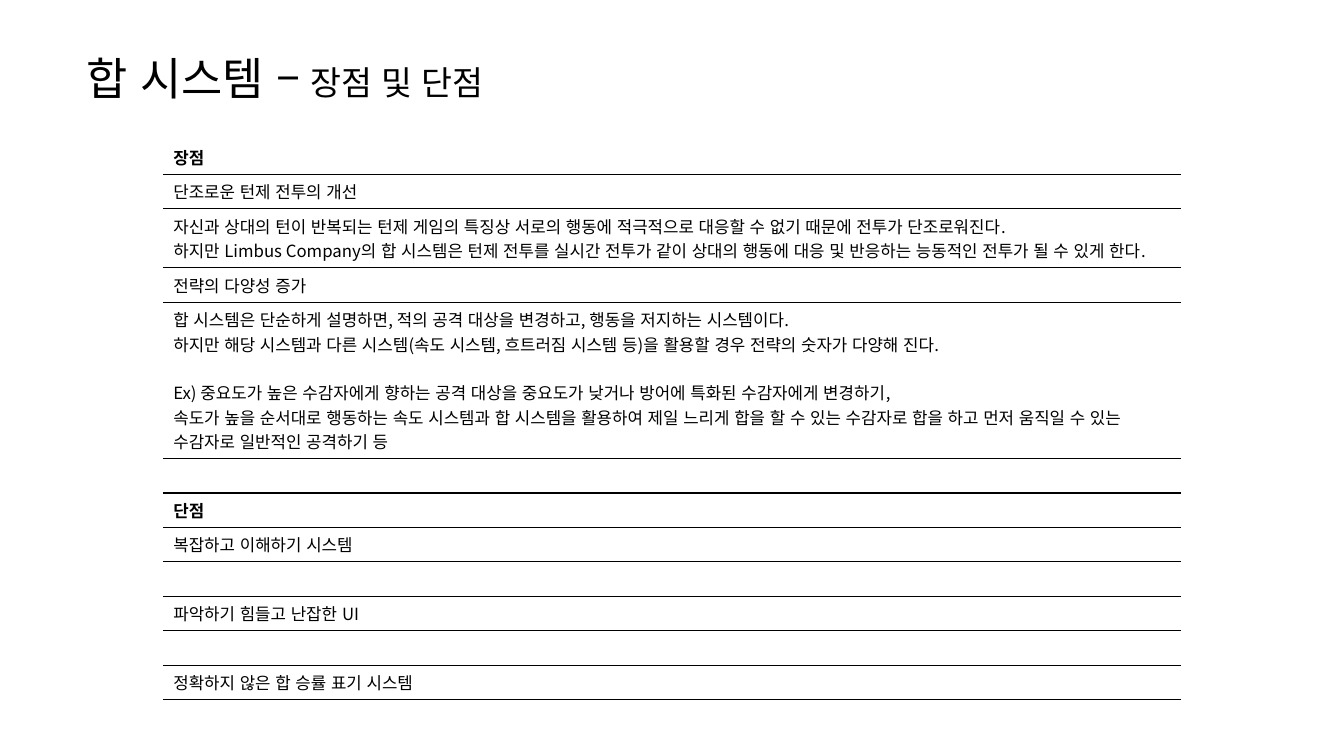
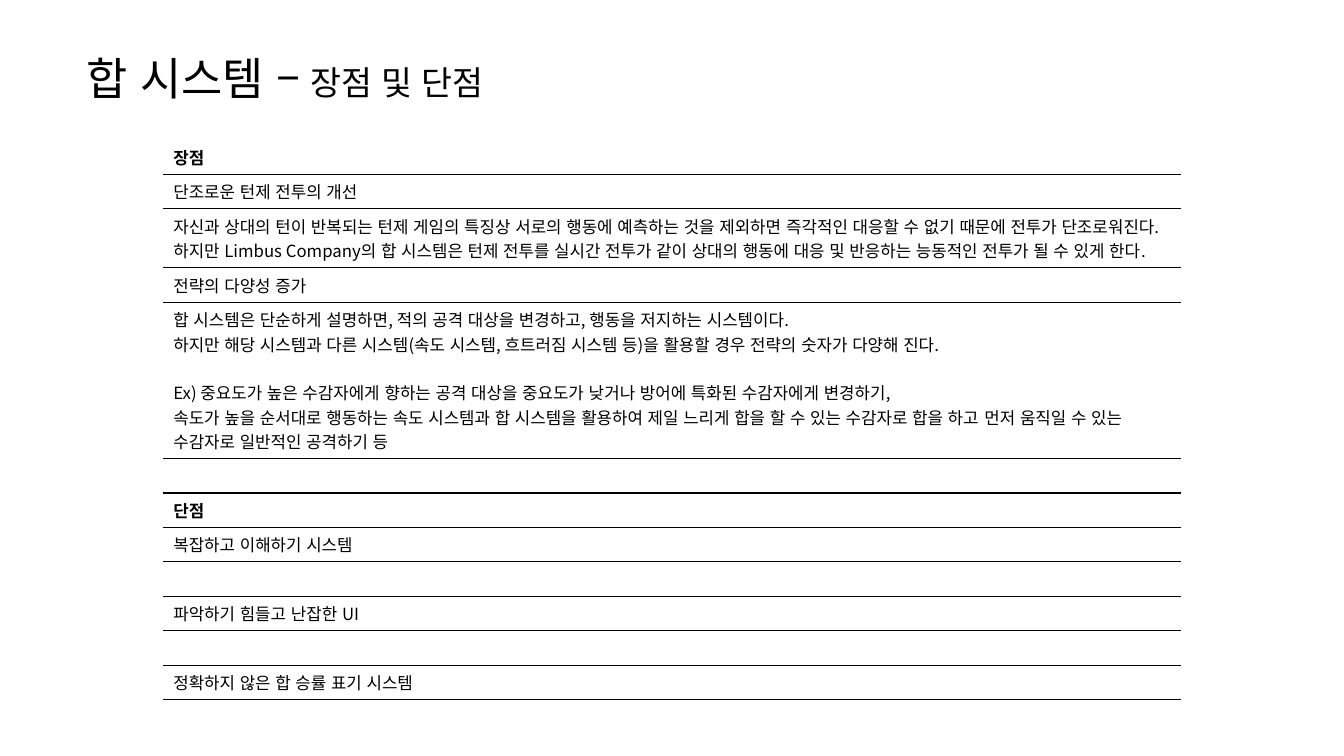
Before and after one commit to yjk0401/unityenginebasic_9th, a slide deck: slide 12 of 기획/림버스 컴퍼니/Limbus Company 합 시스템 역 기획서-윤정근.pptx (slide 7 before the commit). Drawn at 1344x756 pixels with LibreOffice and Linux fonts; fonts in the diff are those of the drawing. Boxes give left, top, right and bottom in pixels: in the first picture for what was removed or moved away, otherwise in the second. Text is boxed around its words. In the diff, an @@ line names an element or a change of style, - is before the commit and + after.

```diff
--- a/기획/림버스 컴퍼니/Limbus Company 합 시스템 역 기획서-윤정근.pptx
+++ b/기획/림버스 컴퍼니/Limbus Company 합 시스템 역 기획서-윤정근.pptx
@@ table at (x1=163, y1=140, x2=1181, y2=695) @@
-row 3, column 1: 자신과 상대의 턴이 반복되는 턴제 게임의 특징상 서로의 행동에 적극적으로 대응할 수 없기 때문에 전투가 단조로워진다. / 하지만 Limbus Company의 합 시스템은 턴제 전투를 실시간 전투가 같이 상대의 행동에 대응 및 반응하는 능동적인 전투가 될 수 있게 한다.
+row 3, column 1: 자신과 상대의 턴이 반복되는 턴제 게임의 특징상 서로의 행동에 예측하는 것을 제외하면 즉각적인 대응할 수 없기 때문에 전투가 단조로워진다. 하지만 Limbus Company의 합 시스템은 턴제 전투를 실시간 전투가 같이 상대의 행동에 대응 및 반응하는 능동적인 전투가 될 수 있게 한다.
```
Also in this commit, not shown: 4 other slides changed, 5 slides added, 1 other file.
